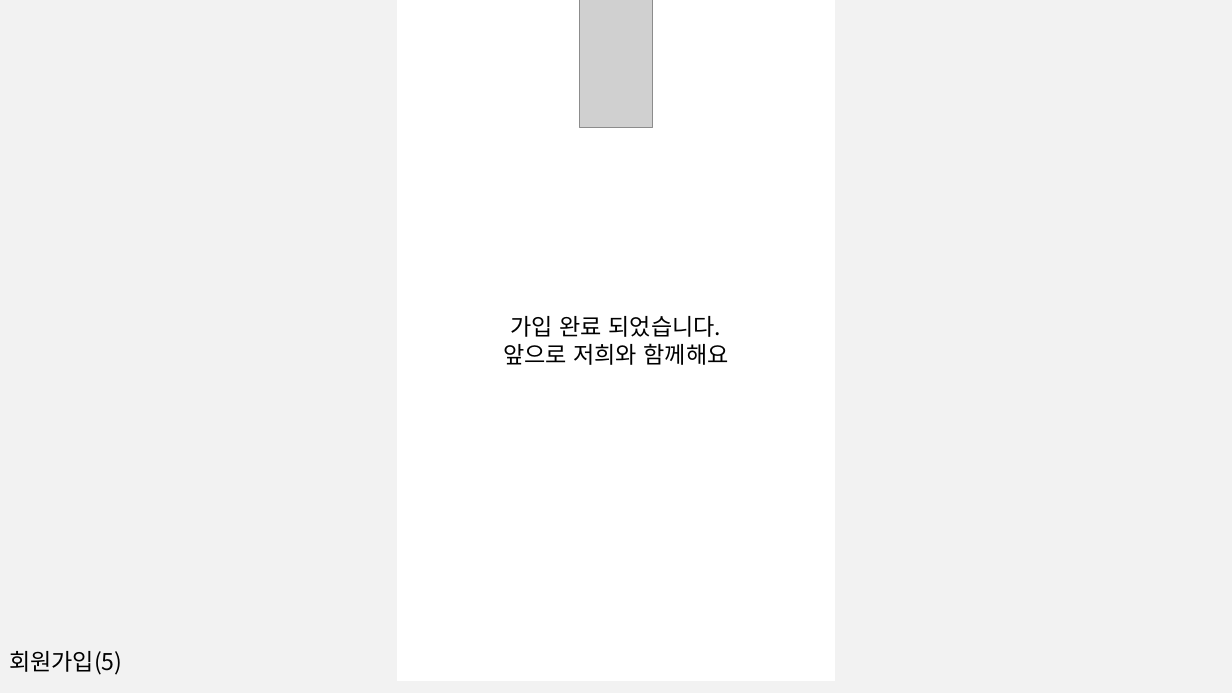
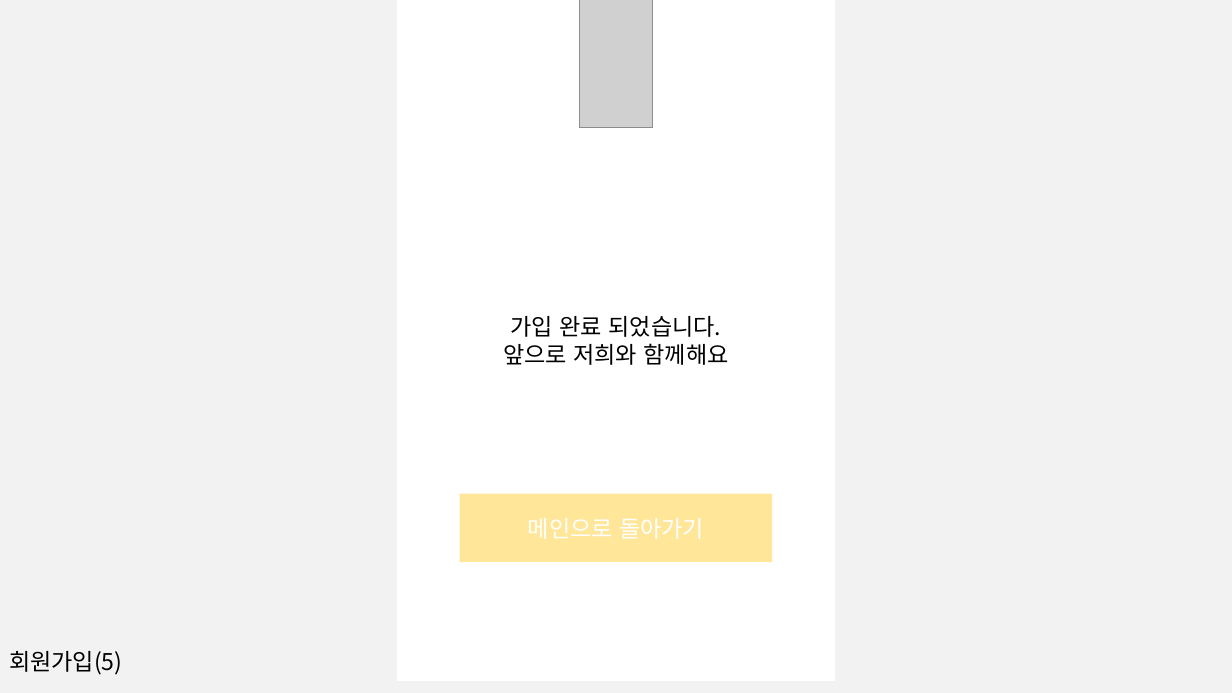
Before and after one commit to What-The-Pork/meeting-log, a slide deck: slide 5 of image/login/회원관리페이지.pptx. Drawn at 1232x693 pixels with LibreOffice and Linux fonts; fonts in the diff are those of the drawing; grey boxes stand for pictures. Boxes give left, top, right and bottom in pixels: in the first picture for what was removed or moved away, otherwise in the second. Text is boxed around its words. In the diff, an @@ line names an element or a change of style, - is before the commit and + after.

```diff
--- a/image/login/회원관리페이지.pptx
+++ b/image/login/회원관리페이지.pptx
@@ rectangle added at [460, 494, 773, 562], fill #FFE699 @@
```
Also in this commit, not shown: 6 other slides changed, 7 slides added.
